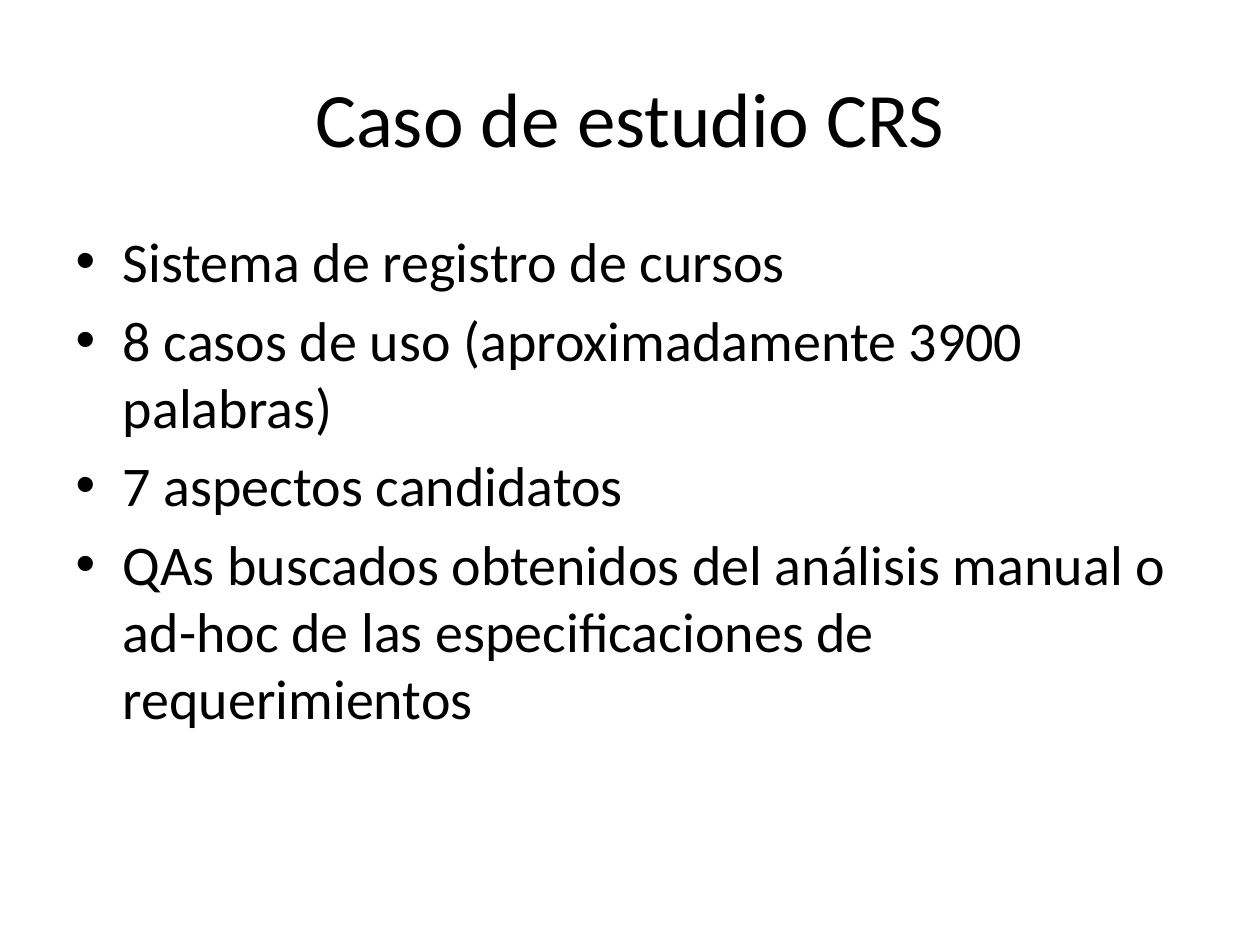
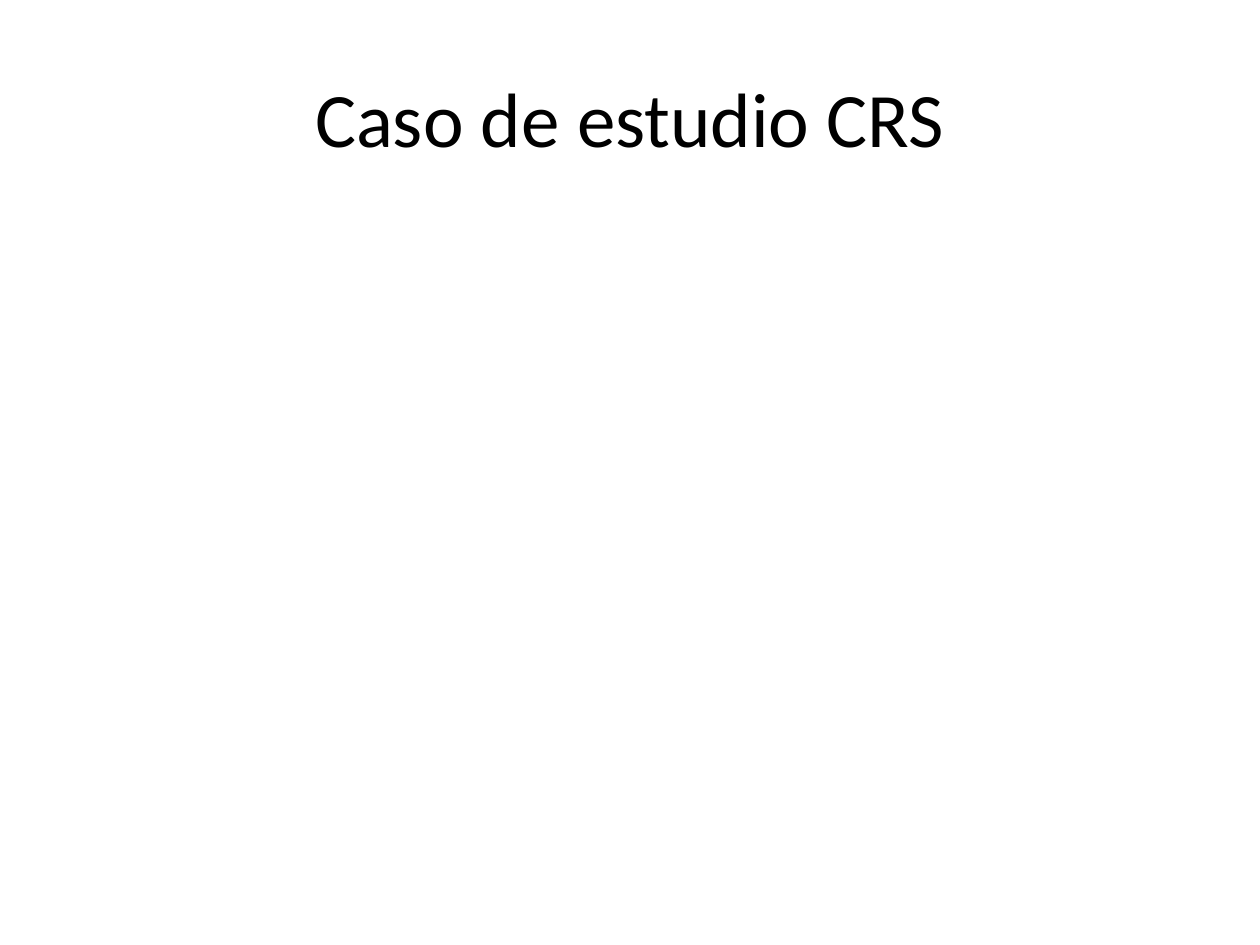
Before and after one commit to alejandrorago/qatesis2, a slide deck: slide 15 of Capitulos Finales/filiminasPeladas.pptx. Drawn at 1260x945 pixels with LibreOffice and Linux fonts; fonts in the diff are those of the drawing. Boxes give left, top, right and bottom in pixels: in the first picture for what was removed or moved away, otherwise in the second. Text is boxed around its words. In the diff, an @@ line names an element or a change of style, - is before the commit and + after.

```diff
--- a/Capitulos Finales/filiminasPeladas.pptx
+++ b/Capitulos Finales/filiminasPeladas.pptx
@@ text removed at [123,243,1166,728] @@
-• Sistema de registro de cursos
-• 8 casos de uso (aproximadamente 3900 palabras)
-• 7 aspectos candidatos
-• QAs buscados obtenidos del análisis manual o ad-hoc de las especificaciones de requerimientos
```
Also in this commit, not shown: 9 other slides changed, 1 slide removed.
